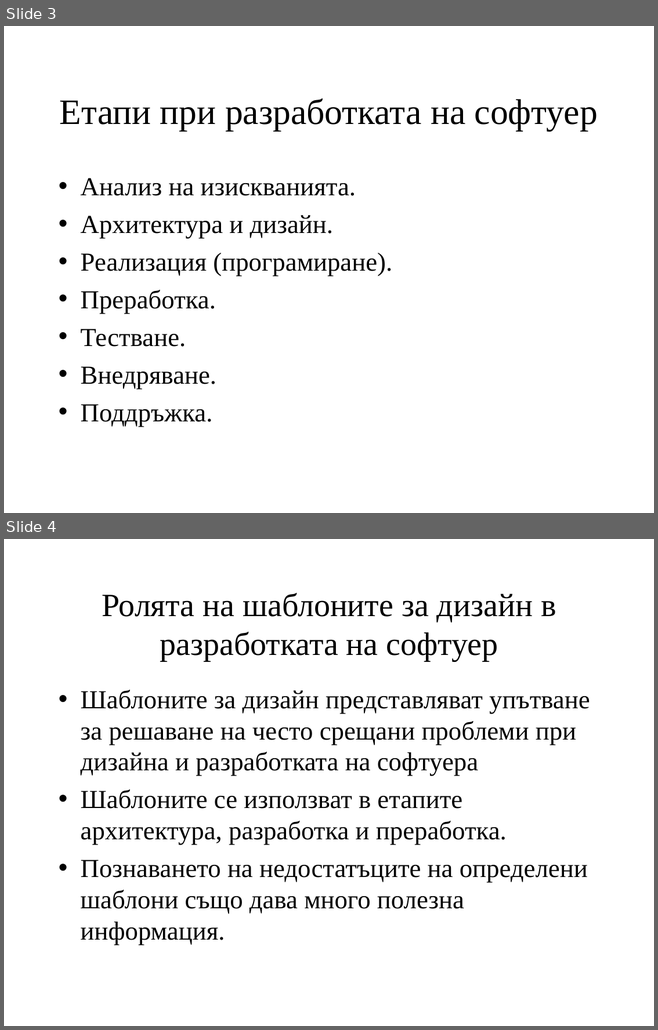
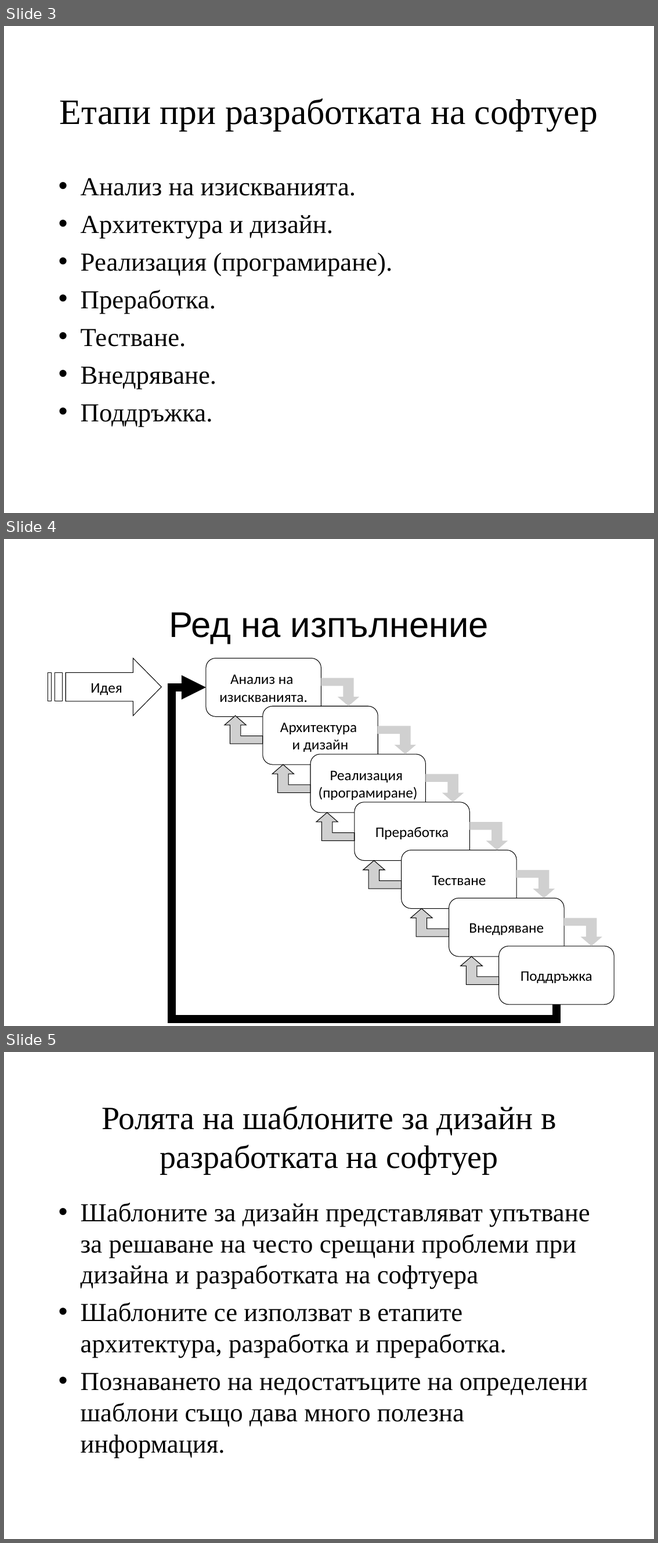
Before and after one commit to nikolaiweselinow/design-patterns-book, a slide deck: resources/Chapter-01-Software-Development-Stages/Chapter-01-Software-Development-Stages.ppt. Shown one above the other, each under a label of ours: slides 3 and 4 before the commit, slides 3, 4 and 5 after it. The pictures are 658x1030 and 658x1543 pixels, drawn with LibreOffice and Linux fonts; fonts in the diff are those of the drawing; grey boxes stand for pictures. Boxes give left, top, right and bottom in pixels: in the first picture for what was removed or moved away, otherwise in the second. Text is boxed around its words. In the diff, an @@ line names an element or a change of style, - is before the commit and + after.

```diff
--- a/resources/Chapter-01-Software-Development-Stages/Chapter-01-Software-Development-Stages.ppt
+++ b/resources/Chapter-01-Software-Development-Stages/Chapter-01-Software-Development-Stages.ppt
@@ slide 4 added at (x1=4, y1=539, x2=654, y2=1026), background #FFFFFF @@
@@ title added at (x1=169, y1=612, x2=488, y2=644), 44 pt, text #000000 @@
+Ред на изпълнение
@@ group added at (x1=48, y1=658, x2=614, y2=1020): 12 pictures, 7 rounded rectangles, 1 freeform shape, 1 elbow arrow @@
+Анализ на
+изискванията.
+Архитектура
+и дизайн
+Реализация
+(програмиране)
+Преработка
+Тестване
+Идея
+Внедряване
+Поддръжка
@@ what was slide 4 is now slide 5 @@
```
Also in this commit, not shown: 3 other files.
